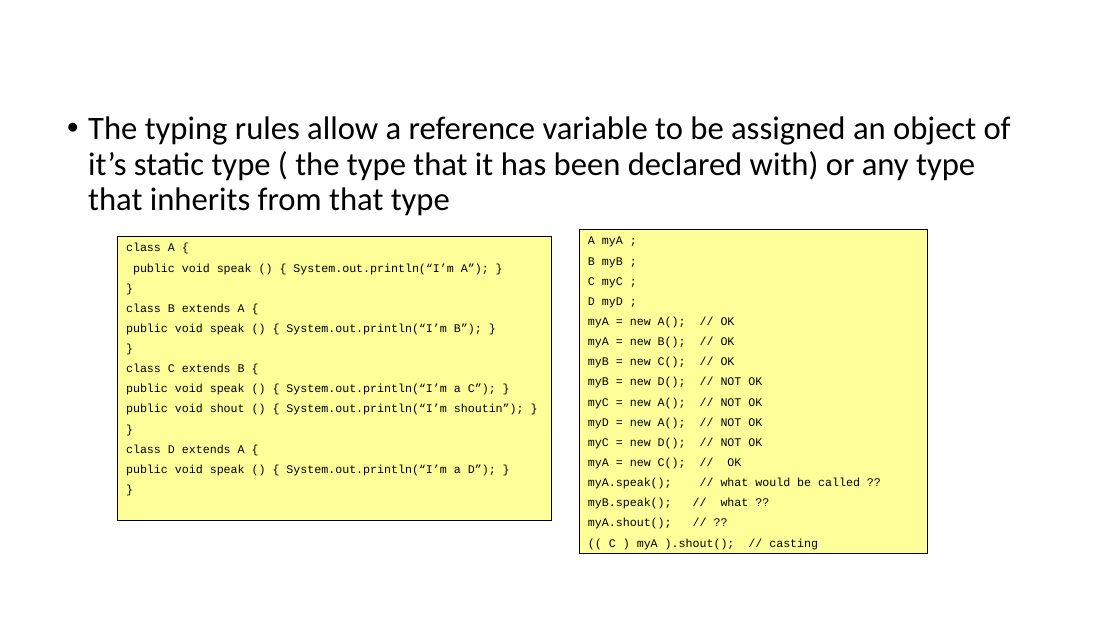
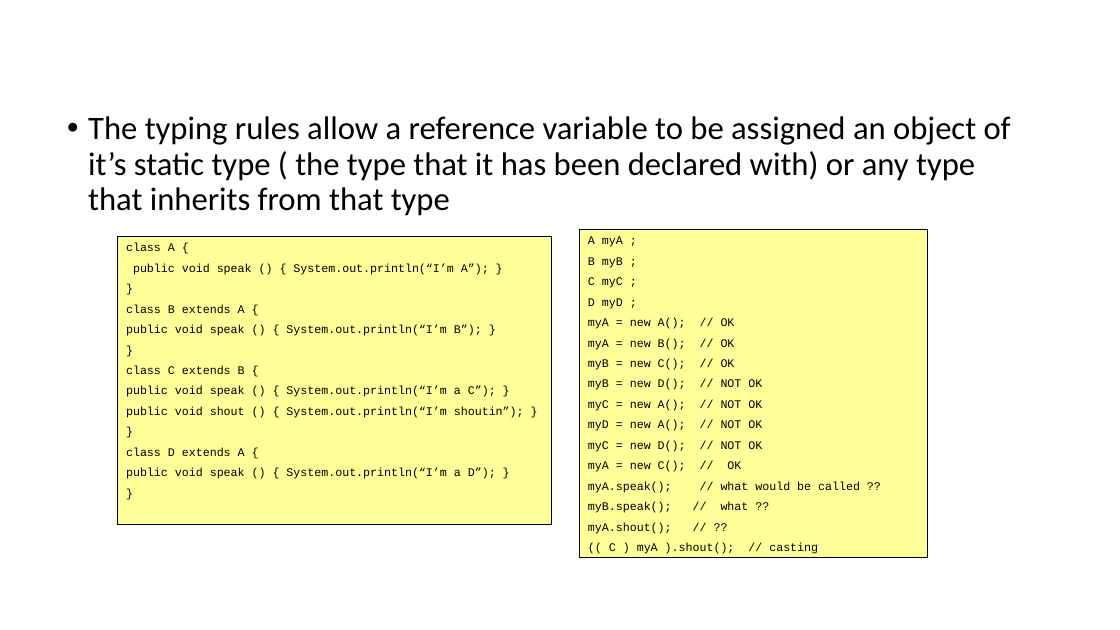
Before and after one commit to gmierzwinski/gmierzwinski.github.io, a slide deck: slide 15 of bishops/cs321/resources/CS321_Lecture_06.ppt. Drawn at 1120x630 pixels with LibreOffice and Linux fonts; fonts in the diff are those of the drawing; background and template pictures are left out. Boxes give left, top, right and bottom in pixels: in the first picture for what was removed or moved away, otherwise in the second. Text is boxed around its words. In the diff, an @@ line names an element or a change of style, - is before the commit and + after.

```diff
--- a/bishops/cs321/resources/CS321_Lecture_06.ppt
+++ b/bishops/cs321/resources/CS321_Lecture_06.ppt
@@ rectangle "class A {" resized from (x1=118, y1=236, x2=552, y2=520) to (x1=118, y1=236, x2=552, y2=524) @@
@@ rectangle "A myA ;" resized from (x1=579, y1=229, x2=927, y2=553) to (x1=579, y1=229, x2=927, y2=558) @@
```
Also in this commit, not shown: 13 other slides changed, 1 other file.
